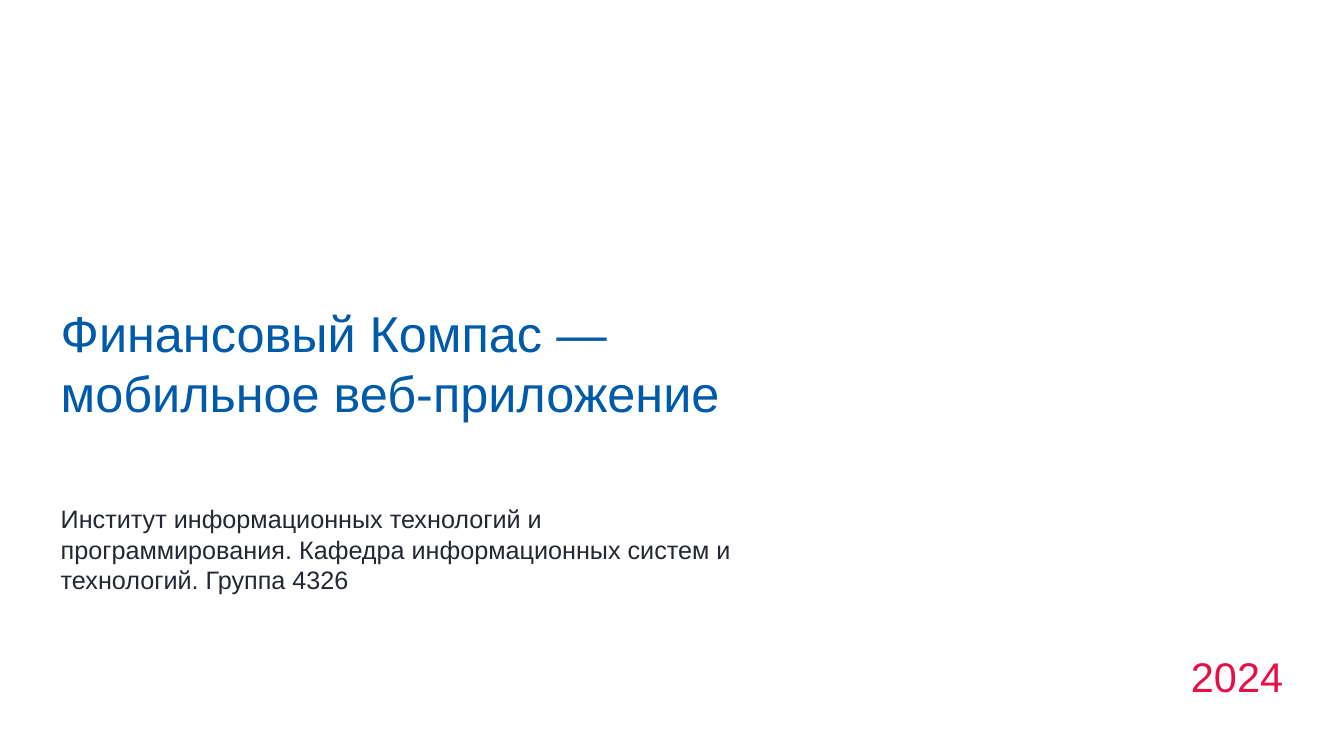
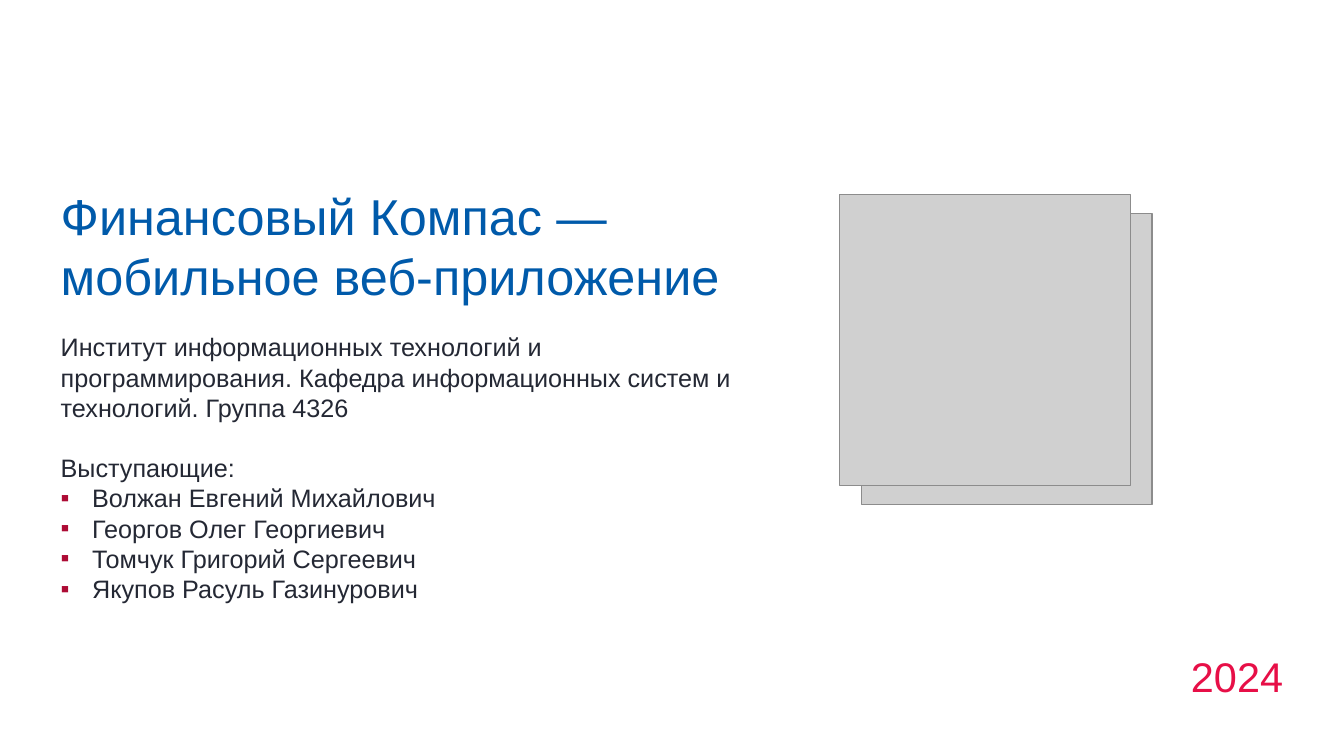
Before and after one commit to grigorijtomczuk/suai, a slide deck: slide 1 of opd/фин-компас-презентация.pptx. Drawn at 1344x756 pixels with LibreOffice and Linux fonts; fonts in the diff are those of the drawing; grey boxes stand for pictures; background and template pictures are left out. Boxes give left, top, right and bottom in pixels: in the first picture for what was removed or moved away, otherwise in the second. Text is boxed around its words. In the diff, an @@ line names an element or a change of style, - is before the commit and + after.

```diff
--- a/opd/фин-компас-презентация.pptx
+++ b/opd/фин-компас-презентация.pptx
@@ title "Финансовый Компас — мобильное веб-приложение": place and size @@
-title "Финансовый Компас — мобильное веб-приложение" at [61,314,720,422]
+title "Финансовый Компас — мобильное веб-приложение" at [61,197,720,305]
@@ picture added at [840,195,1131,486] @@
@@ picture added at [861,213,1152,504] @@
@@ text "Институт информационных технологий и программирования. ...": place and size @@
-text "Институт информационных технологий и программирования. ..." at [61,509,730,594]
+text "Институт информационных технологий и программирования. ..." at [61,337,730,423]
@@ text added at [61,459,436,604], 18 pt, text #242834 @@
+Выступающие:
+▪ Волжан Евгений Михайлович
+▪ Георгов Олег Георгиевич
+▪ Томчук Григорий Сергеевич
+▪ Якупов Расуль Газинурович
```
Also in this commit, not shown: 15 slides added, 16 other files.
